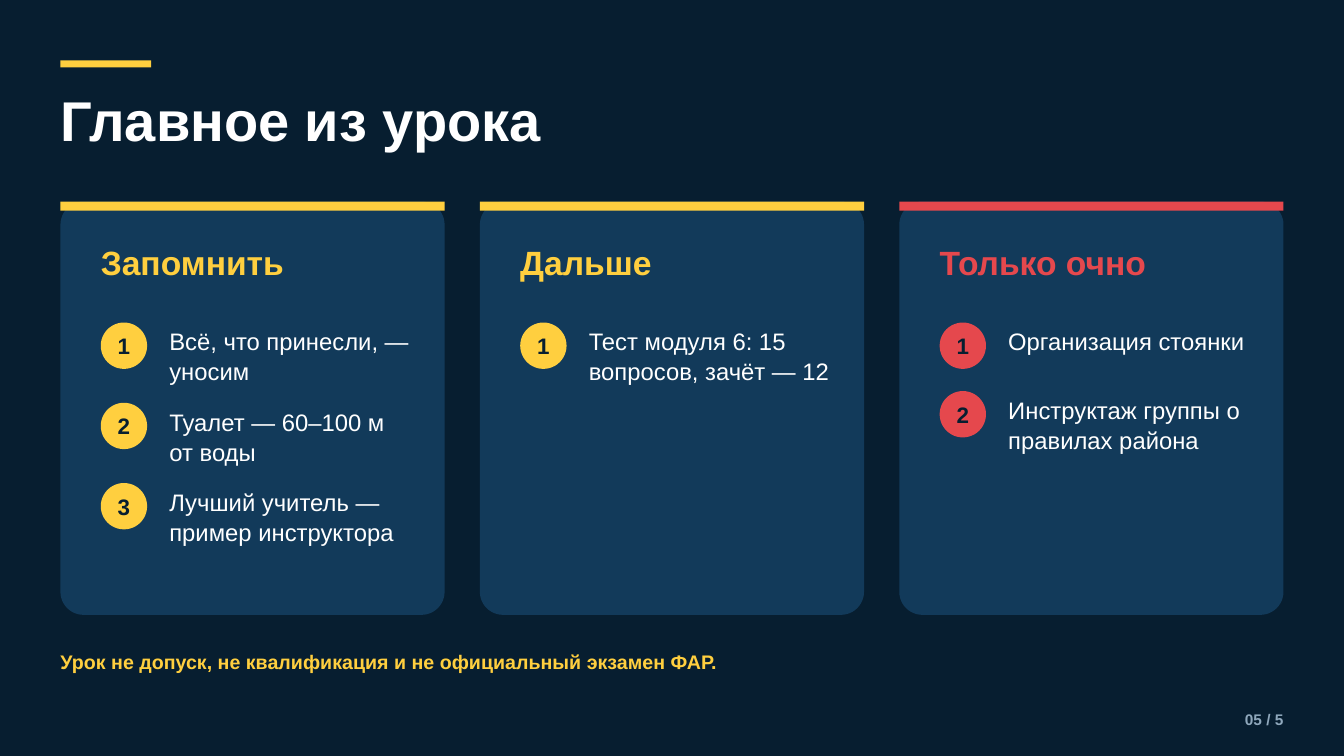
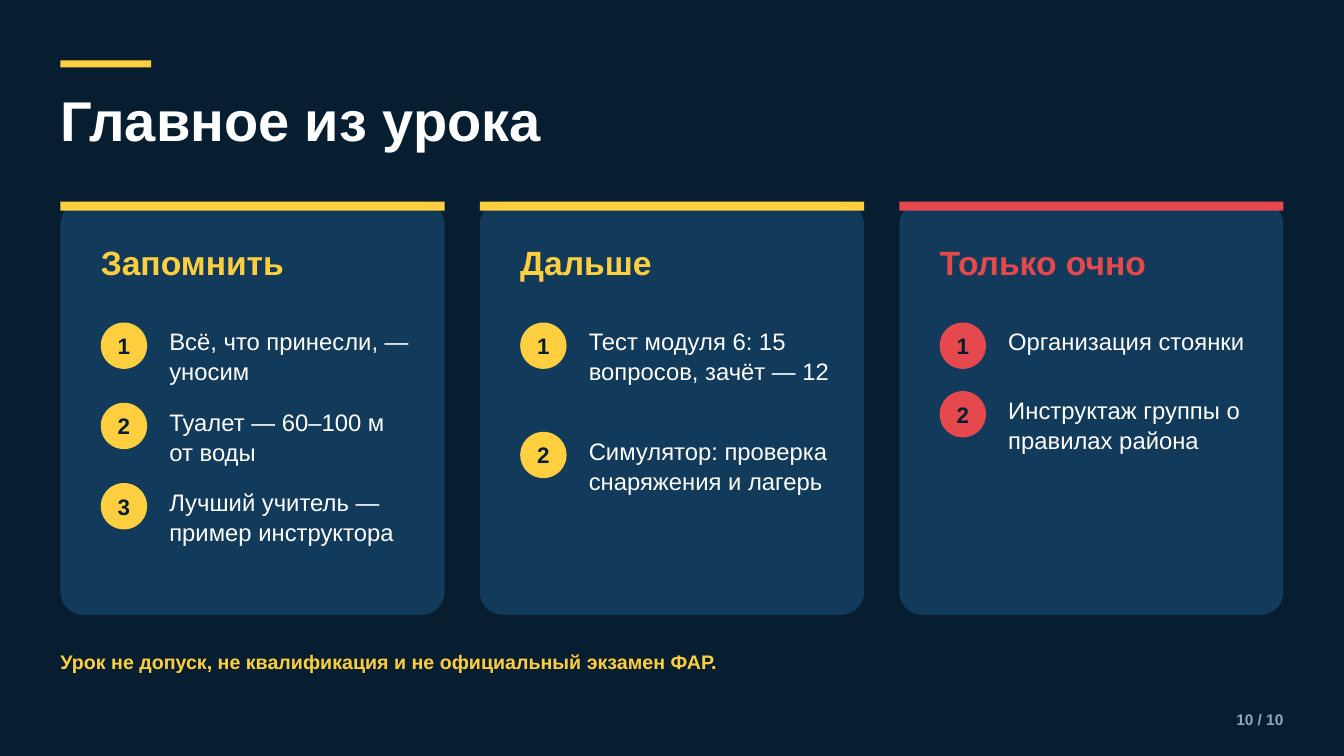
Before and after one commit to kirill54/far-education, a slide deck: slide 10 of presentations/lessons/M06-3_ekologiya.pptx (slide 5 before the commit). Drawn at 1344x756 pixels with LibreOffice and Linux fonts; fonts in the diff are those of the drawing. Boxes give left, top, right and bottom in pixels: in the first picture for what was removed or moved away, otherwise in the second. Text is boxed around its words. In the diff, an @@ line names an element or a change of style, - is before the commit and + after.

```diff
--- a/presentations/lessons/M06-3_ekologiya.pptx
+++ b/presentations/lessons/M06-3_ekologiya.pptx
@@ ellipse added at [520, 432, 567, 478], fill #FFCF3F, 16 pt, text #071E30, bold @@
+2
@@ text added at [589, 443, 828, 495], 17 pt, text #FFFFFF @@
+Симулятор: проверка снаряжения и лагерь
@@ text at [1236, 714, 1283, 725]: text changed @@
-05 / 5
+10 / 10
```
Also in this commit, not shown: 3 other slides changed, 5 slides added, 20 other files.
